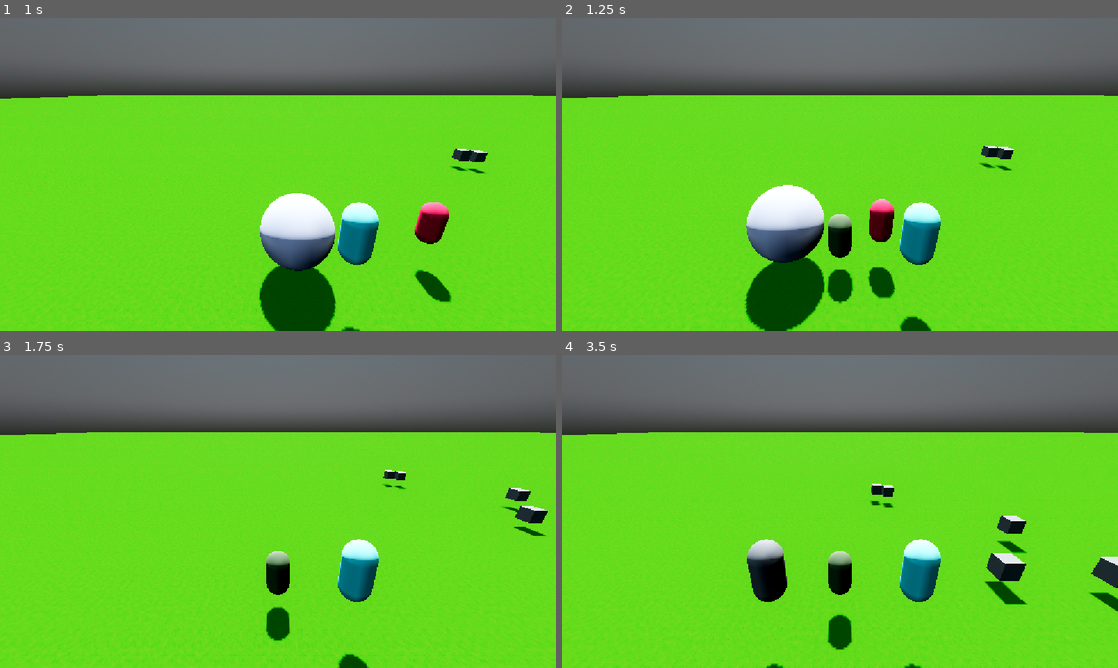
Above: before the commit, frames 1-4 (two rows, left to right).
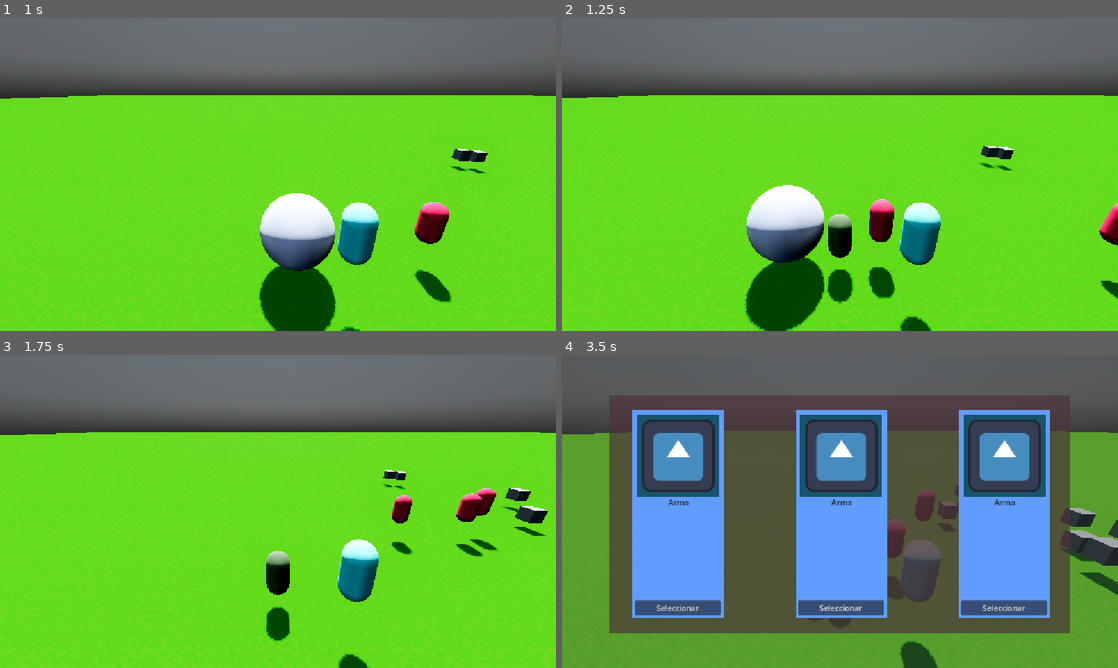
Above: after the commit, the same moments.

Repository: AdriR1ze/Megabonk
Game: Godot game, scene res://mundo.tscn
Two runs of this game, one before a commit and one after it. Both use one fixed random seed, a clock stepped at 60 frames per second and the inputs below. The engine's default icon, where the game draws it, is replaced by a stand-in: a white triangle on a blue panel in a dark square.
Inputs:
- Up to frame 1 (1 s): tap Enter (ui_accept) at 0.5, 0.77 s; hold Right (ui_right) from 0.53 s (still down)
- Up to frame 2 (1.25 s): keep holding Right (ui_right)
- Up to frame 3 (1.75 s): release Right (ui_right) at 1.28 s; hold Down (ui_down) from 1.28 s (still down); tap Enter (ui_accept) at 1.52 s
- Up to frame 4 (3.5 s): release Down (ui_down) at 2.03 s; hold Right (ui_right) 2.03-2.78 s; hold Up (ui_up) from 2.78 s (still down); tap Enter (ui_accept) at 3.02 s

Frame 1 is identical in both runs. In frame 2, 0.4% of the frame differs, in the area x 96-100%, y 59-90%; in frame 3, 1.1%; in frame 4, 83%, in the area x 0-100%, y 12-100%.
Error after the commit: Invalid access to property or key 'disponibles' on a base object of type 'Node (WeaponManager.gd)'. (res://arma_db.gd:27)

Commit message:
seleccion de armas

Diff:
--- /dev/null
+++ b/ArmaDB.tscn
@@ -0,0 +1,11 @@
+[gd_scene format=3 uid="uid://dmoovsmofy021"]
+
+[ext_resource type="Script" uid="uid://vnr3yjqdisjq" path="res://arma_db.gd" id="1_6ssgn"]
+[ext_resource type="Script" uid="uid://bvufqb6f7hqio" path="res://WeaponData.gd" id="2_w4xpu"]
+[ext_resource type="Resource" uid="uid://dagjh27xjw7ye" path="res://Resources/Armas/LanzaCohete.tres" id="3_02grd"]
+[ext_resource type="Resource" uid="uid://xjwb6l3bpsgp" path="res://Resources/Armas/Pistola.tres" id="4_tlq27"]
+[ext_resource type="Resource" uid="uid://cnhtg58s22e0y" path="res://Resources/Armas/Subfusil.tres" id="5_fey4m"]
+
+[node name="ArmaDb" type="Node" unique_id=1669003703]
+script = ExtResource("1_6ssgn")
+lista_armas = Array[ExtResource("2_w4xpu")]([ExtResource("3_02grd"), ExtResource("4_tlq27"), ExtResource("5_fey4m")])
--- /dev/null
+++ b/Armas/Subfusil.gd
@@ -0,0 +1,16 @@
+extends Weapon
+
+@export var bala : PackedScene
+
+func perform_attack(target):
+
+	var direccion = (target.global_position - player.spawnpoint.global_position).normalized()
+
+	var bullet = bala.instantiate()
+	get_tree().current_scene.add_child(bullet)
+
+	bullet.global_position = player.spawnpoint.global_position + direccion * 1.2
+	bullet.direccion = direccion
+	bullet.player_atack = PlayerStats.atack
+
+	$Timer.start()
--- a/Armas/area_de_subfusil.tscn
+++ b/Armas/area_de_subfusil.tscn
@@ -1,4 +1,6 @@
 [gd_scene format=3 uid="uid://cvsk46pitwsxm"]
+
+[ext_resource type="Script" uid="uid://dcr4sorotflj5" path="res://Armas/Subfusil.gd" id="1_3g3la"]
 
 [sub_resource type="CylinderShape3D" id="CylinderShape3D_u177a"]
 height = 0.001
@@ -10,6 +12,7 @@
 [node name="AreaDeArma" type="Area3D" unique_id=1699589347]
 collision_layer = 32768
 collision_mask = 32768
+script = ExtResource("1_3g3la")
 
 [node name="CollisionShape3D" type="CollisionShape3D" parent="." unique_id=349896116]
 shape = SubResource("CylinderShape3D_u177a")
@@ -19,7 +22,7 @@
 autostart = true
 
 [node name="MeshInstance3D" type="MeshInstance3D" parent="." unique_id=1696721989]
-transform = Transform3D(1, 0, 0, 0, 1, 0, 0, 0, 1, 1.0566941, 0.79707646, -1.3381078)
+transform = Transform3D(1, 0, 0, 0, 1, 0, 0, 0, 1, -1.1969501, 0.79707646, -0.16011477)
 mesh = SubResource("BoxMesh_u177a")
 
 [connection signal="body_entered" from="." to="." method="_on_body_entered"]
--- /dev/null
+++ b/Balas/balachica.tscn
@@ -0,0 +1,26 @@
+[gd_scene format=3 uid="uid://rjpbee3644so"]
+
+[ext_resource type="Script" uid="uid://c0dswg2k4vjyw" path="res://Balas/bala.gd" id="1_608vp"]
+[ext_resource type="PackedScene" uid="uid://cumvllbldvrhr" path="res://Balas/hit_box_bala.tscn" id="2_ibcpg"]
+
+[sub_resource type="StandardMaterial3D" id="StandardMaterial3D_becj5"]
+albedo_color = Color(0.28537834, 0.38319057, 0.062190734, 1)
+
+[sub_resource type="SphereMesh" id="SphereMesh_u177a"]
+material = SubResource("StandardMaterial3D_becj5")
+
+[sub_resource type="SphereShape3D" id="SphereShape3D_u177a"]
+
+[node name="bala" type="CharacterBody3D" unique_id=119098857]
+transform = Transform3D(0.7401102, 0, 0, 0, 0.8334223, 0, 0, 0, 1.8452399, 0, 0, 0)
+script = ExtResource("1_608vp")
+
+[node name="MeshInstance3D" type="MeshInstance3D" parent="." unique_id=205985906]
+mesh = SubResource("SphereMesh_u177a")
+
+[node name="CollisionShape3D" type="CollisionShape3D" parent="." unique_id=1993918081]
+shape = SubResource("SphereShape3D_u177a")
+
+[node name="HitBoxBala" parent="." unique_id=948943549 instance=ExtResource("2_ibcpg")]
+
+[connection signal="body_entered" from="HitBoxBala" to="." method="_on_hit_box_bala_body_entered"]
--- a/GameManager.gd
+++ b/GameManager.gd
@@ -1,5 +1,7 @@
 extends Node
-
+#UI
+# --------Seleccionar Arma--------
+signal seleccionar_arma
 var coins: int = 1000
 var chests_opened: int = 0
 
--- a/PlayerStats.gd
+++ b/PlayerStats.gd
@@ -26,3 +26,4 @@
 		xp_needed = int(xp_needed * 1.5)
 
 		level_up.emit()
+		GameManager.seleccionar_arma.emit()
--- a/Resources/Armas/Pistola.tres
+++ b/Resources/Armas/Pistola.tres
@@ -7,4 +7,5 @@
 script = ExtResource("1_cev2q")
 weapon_name = "Pistola"
 scene = ExtResource("1_mn4qw")
+id = 1
 metadata/_custom_type_script = "uid://bvufqb6f7hqio"
--- a/Resources/Armas/Subfusil.tres
+++ b/Resources/Armas/Subfusil.tres
@@ -7,6 +7,7 @@
 script = ExtResource("1_wstdk")
 weapon_name = "Subfusil"
 scene = ExtResource("1_puju1")
+id = 2
 damage = 5.0
 cooldown = 7.0
 rango = 300.0
--- a/WeaponData.gd
+++ b/WeaponData.gd
@@ -3,6 +3,8 @@
 
 @export var weapon_name := ""
 @export var scene : PackedScene
+@export var id : int
+@export var texture_sprite : Texture2D
 
 @export var damage : float = 10
 @export var cooldown : float = 0.5
--- a/WeaponManager.gd
+++ b/WeaponManager.gd
@@ -1,38 +1,29 @@
 extends Node
 
-var all_weapons : Array[WeaponData] = [
-	preload("res://Resources/Armas/Pistola.tres"),
-#	preload("res://Resources/Armas/Subfusil.tres"),
-	preload("res://Resources/Armas/LanzaCohete.tres"),
-#	preload(),
-]
+
 var player : Node3D
 var weapons : Array = []
 const MAX_WEAPONS = 3
 
 func _ready():
-	PlayerStats.level_up.connect(level_up)
+#	PlayerStats.level_up.connect(level_up)
+	await get_tree().physics_frame
+	var random_number = randi_range(0,ArmaDB.get_all_armas().size() - 1)
+	add_weapon(random_number)
 
-func level_up():
-	print("LEVEL UP")
-	print("Armas actuales:", weapons.size())
+#		upgrade_weapon()
 
-	if weapons.size() < MAX_WEAPONS:
-		add_weapon()
-	else:
-		upgrade_weapon()
-
-func add_weapon():
+func add_weapon(ArmaID):
 
 	print("Entró a add_weapon")
-	print("Todas las armas son: ", all_weapons)
+	print("Todas las armas son: ", ArmaDB.get_all_armas())
 	var disponibles = []
 
-	for weapon in all_weapons:
+	for weapon in ArmaDB.get_all_armas():
 		print("Revisando:", weapon.weapon_name)
 
 		if !weapons.any(func(w): return w.data.weapon_name == weapon.weapon_name):
-			disponibles.append(weapon)
+			disponibles.append(weapon.id)
 
 
 	print("Disponibles:", disponibles.size())
@@ -42,8 +33,9 @@
 		upgrade_weapon()
 		return
 
-	var nueva = disponibles.pick_random()
+	var nueva = ArmaDB.get_arma(disponibles.find(ArmaID))
 	print("Arma elegida:", nueva.weapon_name)
+
 
 	var instancia = nueva.scene.instantiate()
 
--- /dev/null
+++ b/arma_db.gd
@@ -0,0 +1,29 @@
+extends Node
+
+@export var lista_armas: Array[WeaponData] = []
+var armas: Dictionary = {}
+
+func _ready() -> void:
+	print(">>> armaDB CARGADO <<<")
+	print(lista_armas)
+	registrador()
+	print("IDs cargados: ", armas.keys())
+
+func registrador() -> void:
+	for arma in lista_armas:
+		if arma == null:
+			continue
+		armas[arma.id] = arma
+
+func get_arma(id) -> WeaponData:
+	return armas.get(id, null)
+
+func get_all_armas() -> Array:
+	return armas.values()
+
+func get_all_armas_no_usadas() -> Array:
+	var armas_elegibles = []
+	for a in armas.values():
+		if WeaponManager.disponibles.has(a):
+			armas_elegibles.append(a)
+	return armas_elegibles
--- /dev/null
+++ b/arma_ui.gd
@@ -0,0 +1,23 @@
+extends VBoxContainer
+@onready var a1 = get_parent()
+@onready var a2 = a1.get_parent()
+@onready var abuelo = a2.get_parent()
+@export var ArmaID : int
+var arma : WeaponData
+func _ready() -> void:
+	pass
+func _on_seleccionar_pressed() -> void:
+	abuelo.visible = false
+	if WeaponManager.weapons.size() <= 3:
+		WeaponManager.add_weapon(arma.id)
+	elif WeaponManager.weapons.size() > 3:
+		WeaponManager.upgrade_weapon()
+	get_tree().paused = false
+
+
+
+func _on_visibility_changed() -> void:
+	if visible == true:
+		var armas = ArmaDB.get_all_armas_no_usadas()
+		$ColorRect2/ColorRect/ArmaTexture.texture = arma.texture_sprite
+		$ColorRect2/VBoxContainer/Arma.text = arma.weapon_name
--- a/arma_ui.tscn
+++ b/arma_ui.tscn
@@ -1,15 +1,22 @@
 [gd_scene format=3 uid="uid://3r1b46ge6v8m"]
 
+[ext_resource type="Script" uid="uid://dorx27xj23vmw" path="res://arma_ui.gd" id="1_j1yv0"]
 [ext_resource type="Texture2D" uid="uid://ckacgetinj5n5" path="res://icon.svg" id="1_u4g5s"]
 
-[node name="VBoxContainer" type="VBoxContainer" unique_id=2033928121]
-offset_right = 503.0
-offset_bottom = 647.0
+[sub_resource type="LabelSettings" id="LabelSettings_a6i3p"]
+font_color = Color(0.14333999, 0.14333999, 0.14333999, 1)
+
+[node name="ArmaSelect" type="VBoxContainer" unique_id=2033928121]
+offset_right = 190.0
+offset_bottom = 389.0
+script = ExtResource("1_j1yv0")
 
 [node name="ColorRect2" type="ColorRect" parent="." unique_id=1551718774]
 custom_minimum_size = Vector2(190, 300)
 custom_maximum_size = Vector2(190, -1)
 layout_mode = 2
+size_flags_vertical = 3
+color = Color(0.38039216, 0.6156863, 1, 1)
 
 [node name="ColorRect" type="ColorRect" parent="ColorRect2" unique_id=1230465415]
 custom_minimum_size = Vector2(150, 170)
@@ -22,9 +29,11 @@
 offset_right = 85.0
 offset_bottom = 170.0
 grow_horizontal = 2
+offset_transform_enabled = true
+offset_transform_position = Vector2(0, 9.65)
 color = Color(0.09338524, 0.32730135, 0.42255774, 1)
 
-[node name="TextureRect" type="TextureRect" parent="ColorRect2/ColorRect" unique_id=9673757]
+[node name="ArmaTexture" type="TextureRect" parent="ColorRect2/ColorRect" unique_id=9673757]
 custom_maximum_size = Vector2(150, 150)
 layout_mode = 1
 anchors_preset = 8
@@ -40,8 +49,33 @@
 grow_vertical = 2
 texture = ExtResource("1_u4g5s")
 
-[node name="Label" type="Label" parent="ColorRect2/ColorRect" unique_id=1146746933]
+[node name="VBoxContainer" type="VBoxContainer" parent="ColorRect2" unique_id=1840574579]
 layout_mode = 0
-offset_right = 433.0
-offset_bottom = 442.0
-text = "Pistola"
+offset_left = 1.0
+offset_top = 179.0
+offset_right = 190.0
+offset_bottom = 355.0
+
+[node name="Arma" type="Label" parent="ColorRect2/VBoxContainer" unique_id=1146746933]
+layout_mode = 2
+size_flags_horizontal = 4
+text = "Arma"
+label_settings = SubResource("LabelSettings_a6i3p")
+
+[node name="Seleccionar" type="Button" parent="ColorRect2" unique_id=592187696]
+layout_mode = 1
+anchors_preset = 7
+anchor_left = 0.5
+anchor_top = 1.0
+anchor_right = 0.5
+anchor_bottom = 1.0
+offset_left = -90.0
+offset_top = -26.0
+offset_right = 88.0
+offset_bottom = -6.0
+grow_horizontal = 2
+grow_vertical = 0
+text = "Seleccionar"
+
+[connection signal="visibility_changed" from="." to="." method="_on_visibility_changed"]
+[connection signal="pressed" from="ColorRect2/Seleccionar" to="." method="_on_seleccionar_pressed"]
--- a/canvas_layer.gd
+++ b/canvas_layer.gd
@@ -2,8 +2,6 @@
 func _ready() -> void:
 	ItemManager.stats_changed.connect(_on_stats_changed)
 
-func _process(delta: float) -> void:
-	print("hola")
 func _unhandled_input(event: InputEvent) -> void:
 	if event.is_action_pressed("menu"):
 		visible = !visible
--- a/menu armas.tscn
+++ b/menu armas.tscn
@@ -1,14 +1,52 @@
 [gd_scene format=3 uid="uid://dvqphdeiurme1"]
 
-[node name="Control" type="Control" unique_id=1748608180]
+[ext_resource type="PackedScene" uid="uid://3r1b46ge6v8m" path="res://arma_ui.tscn" id="1_c514i"]
+[ext_resource type="Script" uid="uid://bfapjdltloa10" path="res://menu_armas.gd" id="1_mbgq4"]
+
+[node name="MenuArmas" type="Control" unique_id=1748608180]
+process_mode = 3
 layout_mode = 3
 anchors_preset = 15
 anchor_right = 1.0
 anchor_bottom = 1.0
 grow_horizontal = 2
 grow_vertical = 2
+script = ExtResource("1_mbgq4")
 
-[node name="HBoxContainer" type="HBoxContainer" parent="." unique_id=2072090431]
+[node name="ColorRect2" type="ColorRect" parent="." unique_id=1625789161]
 layout_mode = 0
-offset_right = 1153.0
-offset_bottom = 646.0
+offset_right = 1156.0
+offset_bottom = 649.0
+color = Color(0.27022192, 0.27022192, 0.27022198, 0.40392157)
+
+[node name="ColorRect" type="ColorRect" parent="." unique_id=535815148]
+layout_mode = 0
+offset_left = 98.0
+offset_top = 82.0
+offset_right = 1053.0
+offset_bottom = 576.0
+color = Color(0.30308107, 0.19644424, 0.22608238, 0.69411767)
+
+[node name="HBoxContainer" type="HBoxContainer" parent="ColorRect" unique_id=2072090431]
+layout_mode = 0
+offset_left = 48.0
+offset_top = 32.0
+offset_right = 914.0
+offset_bottom = 463.0
+
+[node name="ArmaSelect" parent="ColorRect/HBoxContainer" unique_id=2033928121 instance=ExtResource("1_c514i")]
+layout_mode = 2
+
+[node name="MarginContainer" type="MarginContainer" parent="ColorRect/HBoxContainer" unique_id=1641620975]
+layout_mode = 2
+theme_override_constants/margin_right = 140
+
+[node name="ArmaSelect2" parent="ColorRect/HBoxContainer" unique_id=2066252931 instance=ExtResource("1_c514i")]
+layout_mode = 2
+
+[node name="MarginContainer2" type="MarginContainer" parent="ColorRect/HBoxContainer" unique_id=1433697920]
+layout_mode = 2
+theme_override_constants/margin_right = 140
+
+[node name="ArmaSelect3" parent="ColorRect/HBoxContainer" unique_id=1290549396 instance=ExtResource("1_c514i")]
+layout_mode = 2
--- /dev/null
+++ b/menu_armas.gd
@@ -0,0 +1,9 @@
+extends Control
+
+func _ready() -> void:
+	visible = false
+	GameManager.seleccionar_arma.connect(_on_seleccionar_arma)
+
+func _on_seleccionar_arma():
+	visible = true
+	get_tree().paused = true
--- a/mundo.tscn
+++ b/mundo.tscn
@@ -3,6 +3,7 @@
 [ext_resource type="PackedScene" uid="uid://cvvuaravhrvkn" path="res://MenuStats/menu_stats.tscn" id="1_2hh7m"]
 [ext_resource type="PackedScene" uid="uid://cf28t3clpsbee" path="res://player.tscn" id="1_lgngo"]
 [ext_resource type="Shader" uid="uid://ddbes2mdlyvwi" path="res://pasto.gdshader" id="2_aou4a"]
+[ext_resource type="PackedScene" uid="uid://dvqphdeiurme1" path="res://menu armas.tscn" id="2_t8jxu"]
 [ext_resource type="Texture2D" uid="uid://bfp2c6ombpolk" path="res://hierba-textura-fluida-patron-cesped-natural_172107-1308.png" id="3_5ckkb"]
 [ext_resource type="PackedScene" uid="uid://bhuiggvoli0bh" path="res://item.tscn" id="4_otwa2"]
 [ext_resource type="PackedScene" uid="uid://bmlrr2ib6dwf5" path="res://spawner.tscn" id="7_2hh7m"]
@@ -69,7 +70,10 @@
 
 [node name="CanvasLayer" type="CanvasLayer" parent="." unique_id=388228014]
 
-[node name="Control" parent="CanvasLayer" unique_id=1374605852 instance=ExtResource("1_2hh7m")]
+[node name="Menu" parent="CanvasLayer" unique_id=1374605852 instance=ExtResource("1_2hh7m")]
+visible = false
+
+[node name="MenuArmas" parent="CanvasLayer" unique_id=1748608180 instance=ExtResource("2_t8jxu")]
 visible = false
 
 [node name="StaticBody3D" type="StaticBody3D" parent="." unique_id=926880653]
@@ -117,5 +121,6 @@
 
 [node name="EnemySpawner" parent="Spawners" unique_id=1635723863 instance=ExtResource("7_2hh7m")]
 transform = Transform3D(1, 0, 0, 0, 1, 0, 0, 0, 1, 0, 3.3048587, 0)
-max_enemies = 1
+max_enemies = 10
+spawn_interval = 0.5
 spawn_on_start = 1
--- a/player.gd
+++ b/player.gd
@@ -9,7 +9,6 @@
 	add_to_group("player")
 	WeaponManager.player = self
 	await get_tree().process_frame
-	WeaponManager.add_weapon()
 	ItemManager.player = self
 func _physics_process(delta: float) -> void:
 	if not is_on_floor():
--- a/project.godot
+++ b/project.godot
@@ -22,6 +22,7 @@
 GameManager="*uid://bgrvv7t6d2vrw"
 PlayerStats="*uid://bh3spdwmf7k1k"
 WeaponManager="*uid://cb5gxrl4euti4"
+ArmaDB="*uid://dmoovsmofy021"
 
 [display]
 
Not shown, added: Armas/Subfusil.gd.uid
Not shown, added: arma_db.gd.uid
Not shown, added: arma_ui.gd.uid
Not shown, added: menu_armas.gd.uid
